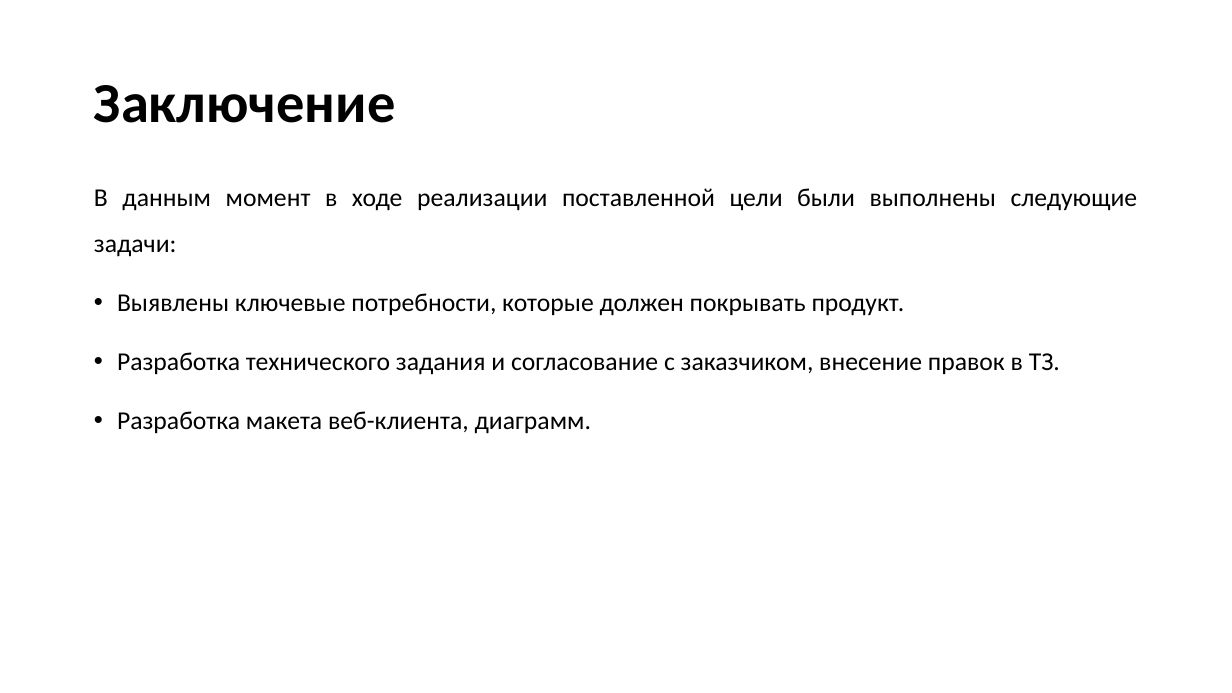
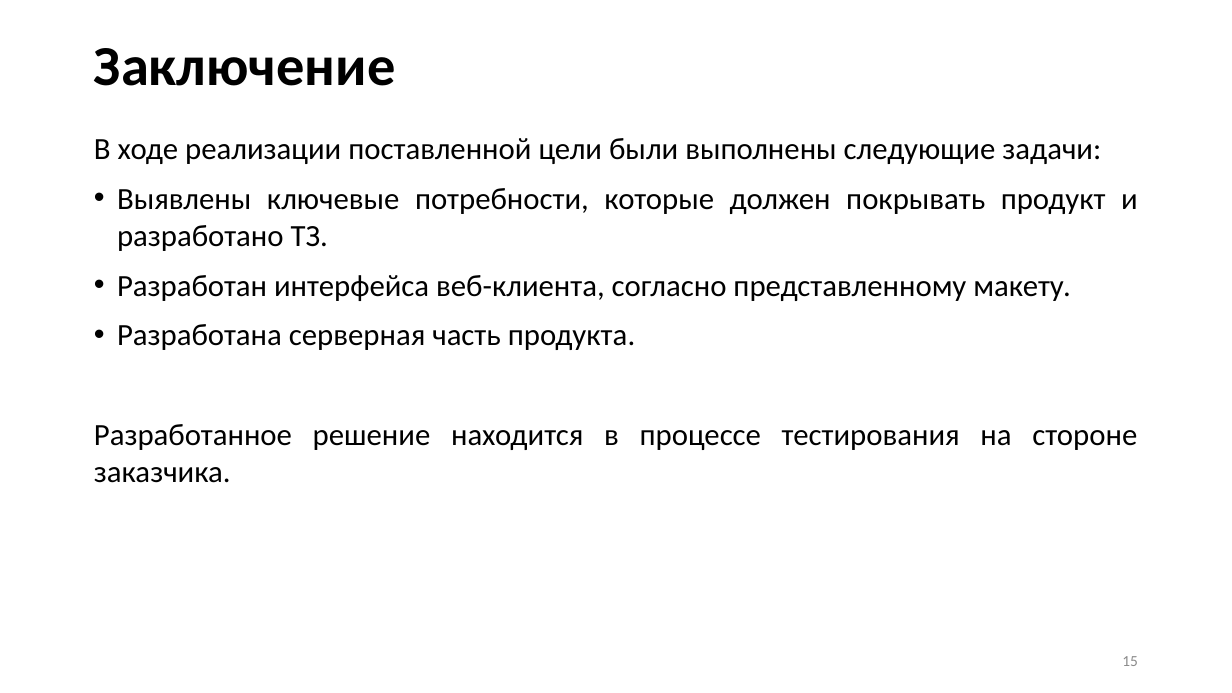
Before and after one commit to Hansola1/VKI, a slide deck: slide 15 of Диплом/Презентация/Бородина_Анастасия_Владимировна_2207Д2.pptx (slide 12 before the commit). Drawn at 1232x693 pixels with LibreOffice and Linux fonts; fonts in the diff are those of the drawing. Boxes give left, top, right and bottom in pixels: in the first picture for what was removed or moved away, otherwise in the second. Text is boxed around its words. In the diff, an @@ line names an element or a change of style, - is before the commit and + after.

Commit message:
Диплом
Презентация, диаграмма

```diff
--- a/Диплом/Презентация/Бородина_Анастасия_Владимировна_2207Д2.pptx
+++ b/Диплом/Презентация/Бородина_Анастасия_Владимировна_2207Д2.pptx
@@ title "Заключение": place and size @@
-title "Заключение" at bbox=[94, 85, 395, 123]
+title "Заключение" at bbox=[94, 48, 395, 86]
@@ text at bbox=[94, 138, 1138, 483]: text changed; size 20 to 24 pt @@
-В данным момент в ходе реализации поставленной цели были выполнены следующие задачи:
-• Выявлены ключевые потребности, которые должен покрывать продукт.
-• Разработка технического задания и согласование с заказчиком, внесение правок в ТЗ.
-• Разработка макета веб-клиента, диаграмм.
+В ходе реализации поставленной цели были выполнены следующие задачи:
+• Выявлены ключевые потребности, которые должен покрывать продукт и разработано ТЗ.
+• Разработан интерфейса веб-клиента, согласно представленному макету.
+• Разработана серверная часть продукта.
+Разработанное решение находится в процессе тестирования на стороне заказчика.
@@ page number added at bbox=[1122, 656, 1138, 666], 12 pt, text #8C8C8C @@
+15
```
Also in this commit, not shown: 7 other slides changed, 7 slides added, 4 slides removed, 4 other files.
